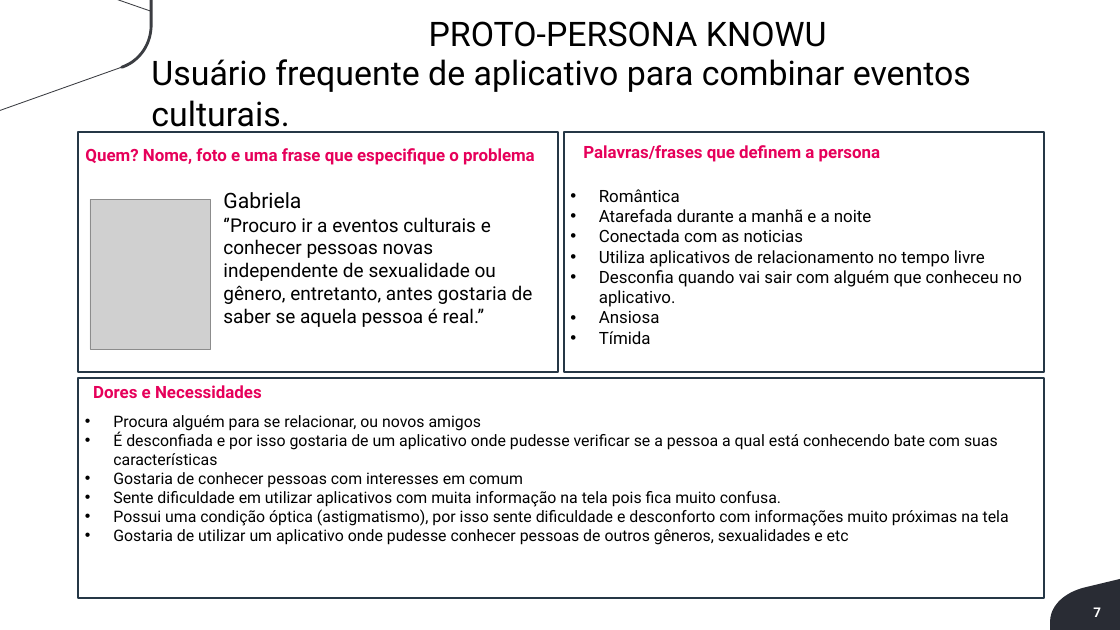
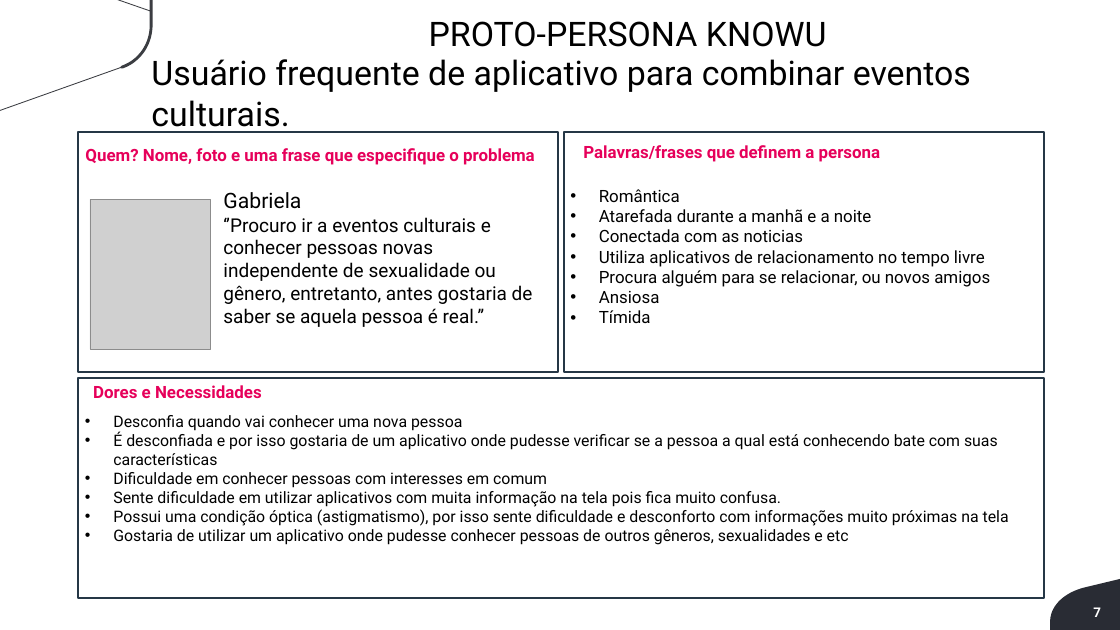
Before and after one commit to fekling/Knowu-Grupo5, a slide deck: slide 8 of Documentação/Sprint 1 - Entregavel do Projeto - v2 - Aluno-1.pptx. Drawn at 1120x630 pixels with LibreOffice and Linux fonts; fonts in the diff are those of the drawing; grey boxes stand for pictures; background and template pictures are left out. Boxes give left, top, right and bottom in pixels: in the first picture for what was removed or moved away, otherwise in the second. Text is boxed around its words. In the diff, an @@ line names an element or a change of style, - is before the commit and + after.

```diff
--- a/Documentação/Sprint 1 - Entregavel do Projeto - v2 - Aluno-1.pptx
+++ b/Documentação/Sprint 1 - Entregavel do Projeto - v2 - Aluno-1.pptx
@@ text at box(599, 270, 990, 287): text changed @@
-• Desconfia quando vai sair com alguém que conheceu no aplicativo.
+• Procura alguém para se relacionar, ou novos amigos
@@ text at box(113, 415, 462, 432): text changed @@
-• Procura alguém para se relacionar, ou novos amigos
+• Desconfia quando vai conhecer uma nova pessoa
@@ text at box(113, 472, 547, 488): text changed @@
-• Gostaria de conhecer pessoas com interesses em comum
+• Dificuldade em conhecer pessoas com interesses em comum
```
Also in this commit, not shown: 1 other file.
